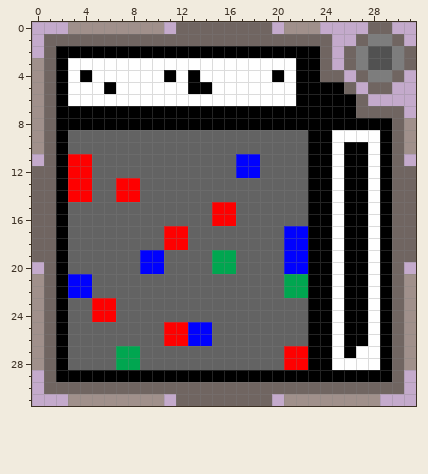
Pixel-art sprite: Icons/Floor Lights.png. That is the earlier state.
The file is 32x32 pixels. Colours within 5 levels of each other are drawn and written as one.
Now the later version:
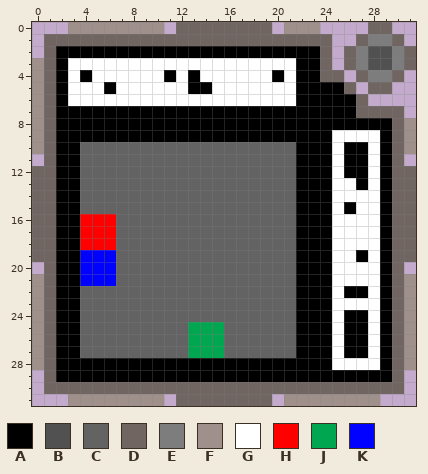
Palette (. is transparent): A #000000  B #515151  C #636363  D #706561  E #7d7d7d  F #a0908b  G #ffffff  H #fe0000  J #00a650  K #0001fe
Edits made:
@@ x 0..31 @@
  8 FDAAAAAAAAAAAAAAAAAAAAAAAAAAAADF
- 9 FDACCCCCCCCCCCCCCCCCCCCAAGGGGADF
-10 FDACCCCCCCCCCCCCCCCCCCCAAGAAGADF
-11 .DAHHCCCCCCCCCCCCKKCCCCAAGAAGAD.
-12 DDAHHCCCCCCCCCCCCKKCCCCAAGAAGADD
-13 DDAHHCCHHCCCCCCCCCCCCCCAAGAAGADD
-14 DDAHHCCHHCCCCCCCCCCCCCCAAGAAGADD
-15 DDACCCCCCCCCCCCHHCCCCCCAAGAAGADD
-16 DDACCCCCCCCCCCCHHCCCCCCAAGAAGADD
-17 DDACCCCCCCCHHCCCCCCCCKKAAGAAGADD
-18 DDACCCCCCCCHHCCCCCCCCKKAAGAAGADD
-19 DDACCCCCCKKCCCCJJCCCCKKAAGAAGADD
-20 .DACCCCCCKKCCCCJJCCCCKKAAGAAGAD.
-21 FDAKKCCCCCCCCCCCCCCCCJJAAGAAGADF
-22 FDAKKCCCCCCCCCCCCCCCCJJAAGAAGADF
-23 FDACCHHCCCCCCCCCCCCCCCCAAGAAGADF
-24 FDACCHHCCCCCCCCCCCCCCCCAAGAAGADF
-25 FDACCCCCCCCHHKKCCCCCCCCAAGAAGADF
-26 FDACCCCCCCCHHKKCCCCCCCCAAGAAGADF
-27 FDACCCCJJCCCCCCCCCCCCHHAAGAGGADF
-28 FDACCCCJJCCCCCCCCCCCCHHAAGGGGADF
+ 9 FDAAAAAAAAAAAAAAAAAAAAAAAGGGGADF
+10 FDAACCCCCCCCCCCCCCCCCCAAAGAAGADF
+11 .DAACCCCCCCCCCCCCCCCCCAAAGAAGAD.
+12 DDAACCCCCCCCCCCCCCCCCCAAAGAAGADD
+13 DDAACCCCCCCCCCCCCCCCCCAAAGGAGADD
+14 DDAACCCCCCCCCCCCCCCCCCAAAGGGGADD
+15 DDAACCCCCCCCCCCCCCCCCCAAAGAGGADD
+16 DDAAHHHCCCCCCCCCCCCCCCAAAGGGGADD
+17 DDAAHHHCCCCCCCCCCCCCCCAAAGGGGADD
+18 DDAAHHHCCCCCCCCCCCCCCCAAAGGGGADD
+19 DDAAKKKCCCCCCCCCCCCCCCAAAGGAGADD
+20 .DAAKKKCCCCCCCCCCCCCCCAAAGGGGAD.
+21 FDAAKKKCCCCCCCCCCCCCCCAAAGGGGADF
+22 FDAACCCCCCCCCCCCCCCCCCAAAGAAGADF
+23 FDAACCCCCCCCCCCCCCCCCCAAAGGGGADF
+24 FDAACCCCCCCCCCCCCCCCCCAAAGAAGADF
+25 FDAACCCCCCCCCJJJCCCCCCAAAGAAGADF
+26 FDAACCCCCCCCCJJJCCCCCCAAAGAAGADF
+27 FDAACCCCCCCCCJJJCCCCCCAAAGAAGADF
+28 FDAAAAAAAAAAAAAAAAAAAAAAAGGGGADF
 29 .DAAAAAAAAAAAAAAAAAAAAAAAAAAAAD.
